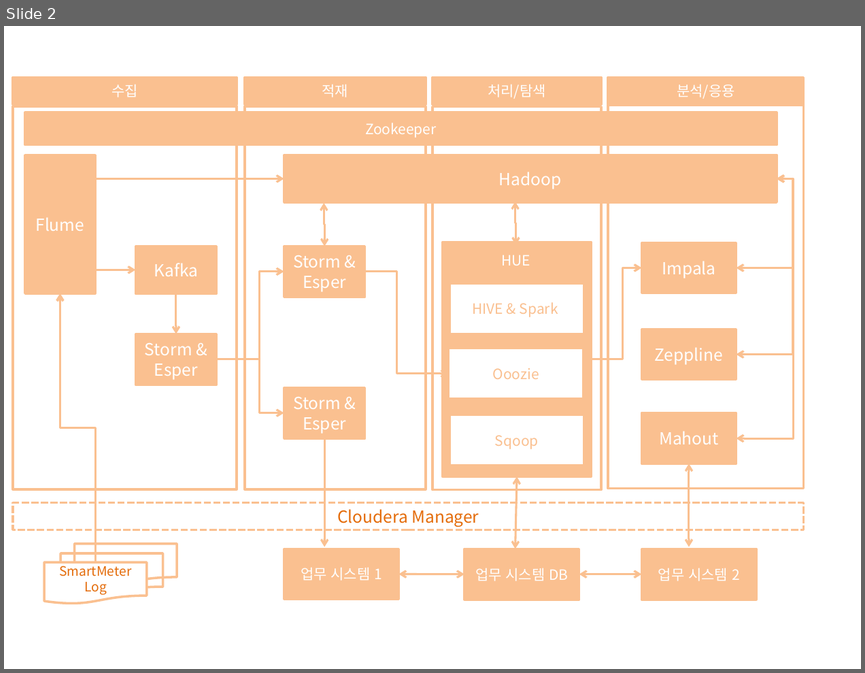
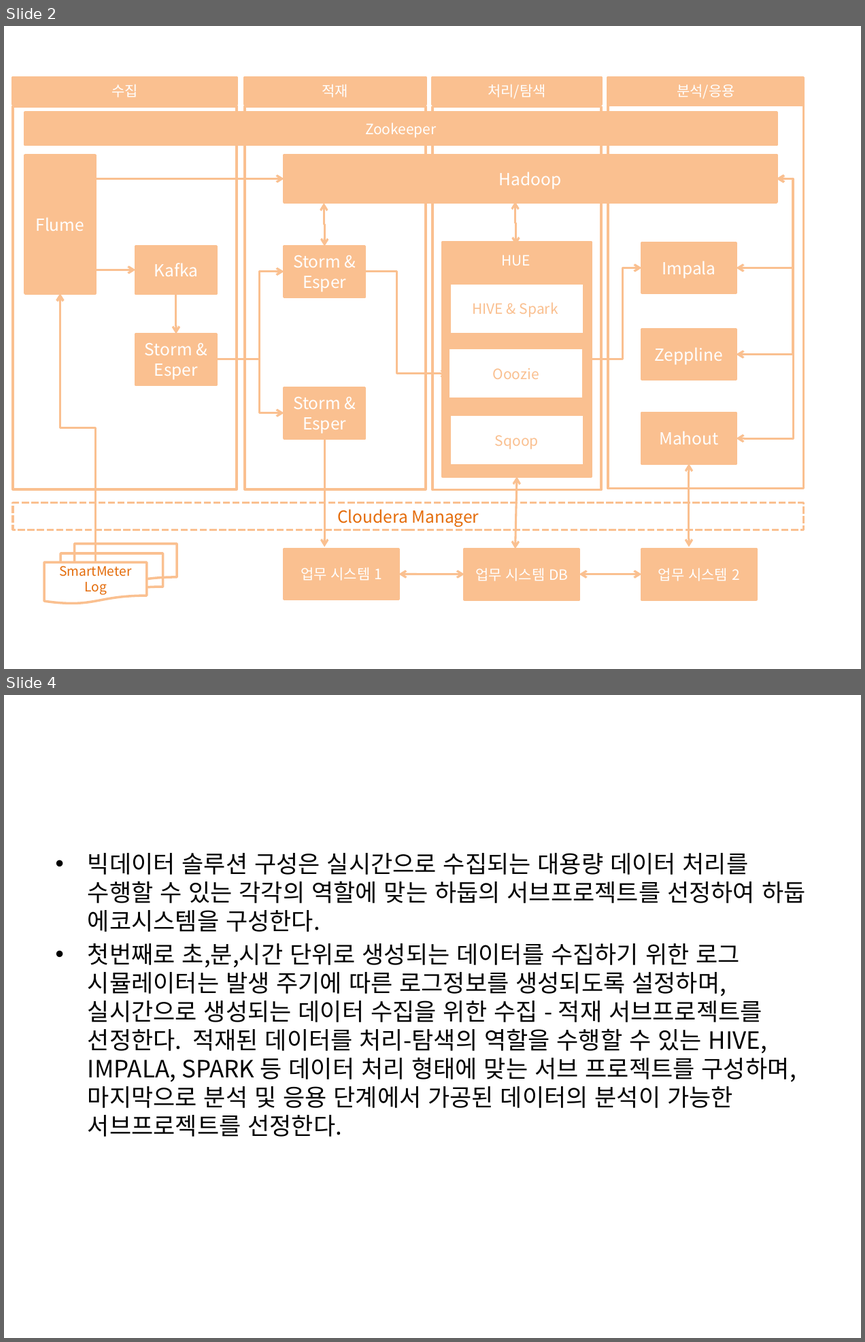
Before and after one commit to JadenChoi94/Bigdata_Project, a slide deck: Final_project/책에있는표.pptx. Shown one above the other, each under a label of ours: slide 2 before the commit, slides 2 and 4 after it; the slides between them are not shown. The pictures are 865x673 and 865x1342 pixels, drawn with LibreOffice and Linux fonts; fonts in the diff are those of the drawing. Boxes give left, top, right and bottom in pixels: in the first picture for what was removed or moved away, otherwise in the second. Text is boxed around its words. In the diff, an @@ line names an element or a change of style, - is before the commit and + after.

```diff
--- a/Final_project/책에있는표.pptx
+++ b/Final_project/책에있는표.pptx
@@ slide 4 added at (4,695,861,1338), background #FFFFFF @@
@@ text added at (88,853,805,1136), 20 pt, text #000000 @@
+• 빅데이터 솔루션 구성은 실시간으로 수집되는 대용량 데이터 처리를 수행할 수 있는 각각의 역할에 맞는 하둡의 서브프로젝트를 선정하여 하둡 에코시스템을 구성한다.
+• 첫번째로 초,분,시간 단위로 생성되는 데이터를 수집하기 위한 로그 시뮬레이터는 발생 주기에 따른 로그정보를 생성되도록 설정하며, 실시간으로 생성되는 데이터 수집을 위한 수집 - 적재 서브프로젝트를 선정한다. 적재된 데이터를 처리-탐색의 역할을 수행할 수 있는 HIVE, IMPALA, SPARK 등 데이터 처리 형태에 맞는 서브 프로젝트를 구성하며, 마지막으로 분석 및 응용 단계에서 가공된 데이터의 분석이 가능한 서브프로젝트를 선정한다.
```
Also in this commit, not shown: 1 other slide added, 1 slide removed, 2 other files.
